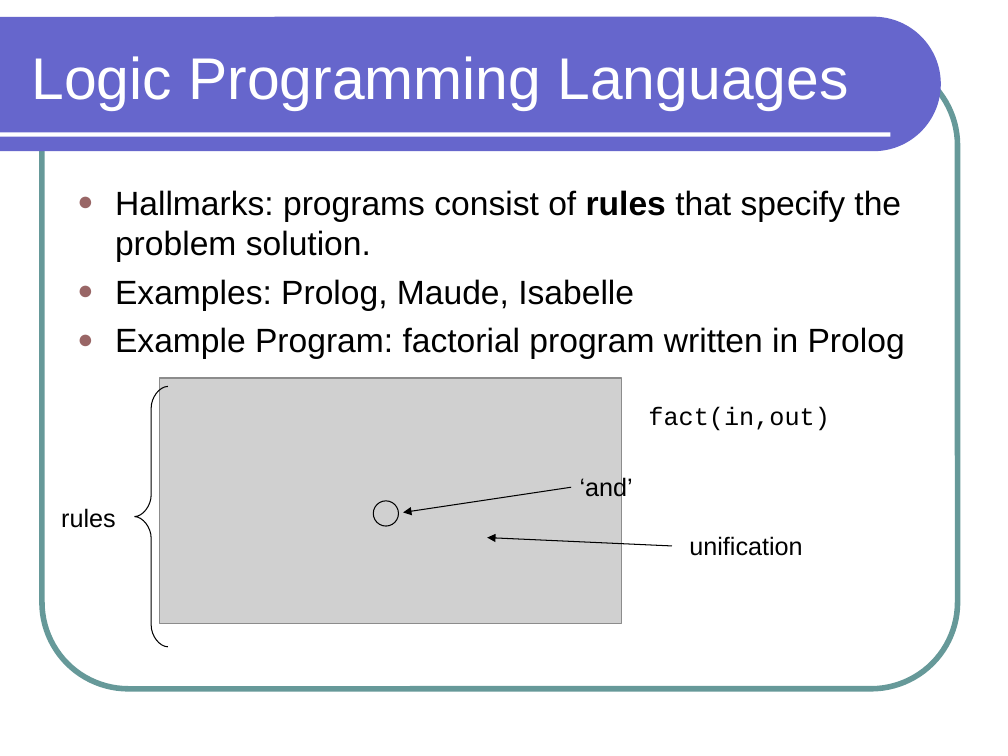
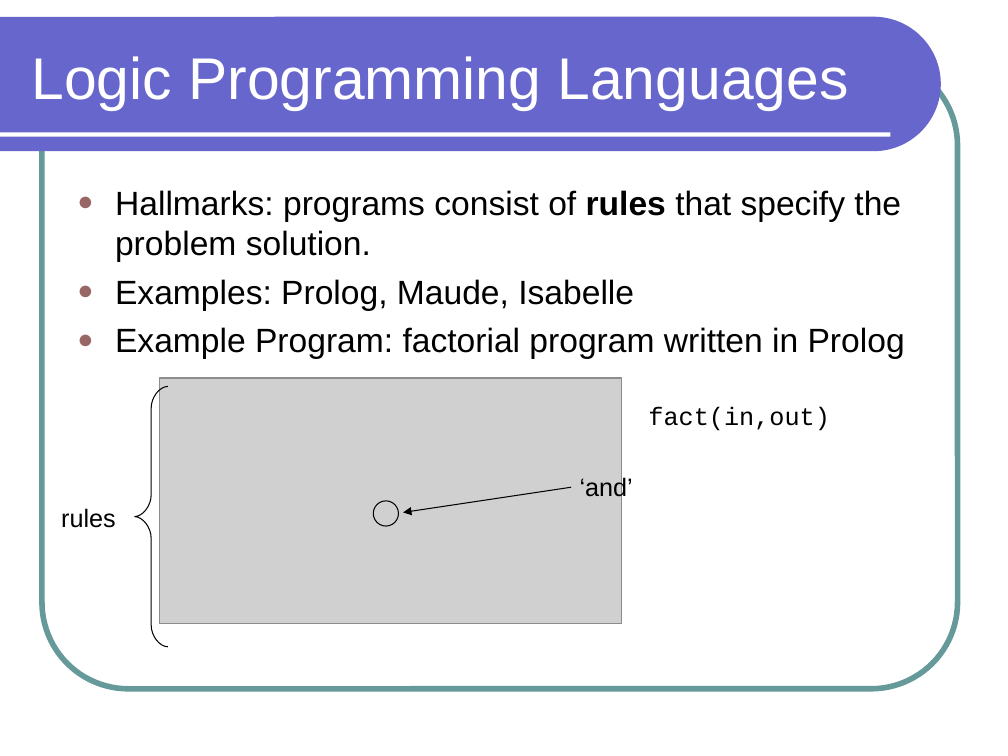
Before and after one commit to lutzhamel/CSC301, a slide deck: slide 13 of notes/csc301-ln001.ppt. Drawn at 1008x756 pixels with LibreOffice and Linux fonts; fonts in the diff are those of the drawing; grey boxes stand for pictures. Boxes give left, top, right and bottom in pixels: in the first picture for what was removed or moved away, otherwise in the second. Text is boxed around its words. In the diff, an @@ line names an element or a change of style, - is before the commit and + after.

```diff
--- a/notes/csc301-ln001.ppt
+++ b/notes/csc301-ln001.ppt
@@ arrow removed from (672, 546) to (487, 537) @@
@@ text removed at [689,536,802,556] @@
-unification
```
Also in this commit, not shown: 10 other slides changed, 4 other files.
